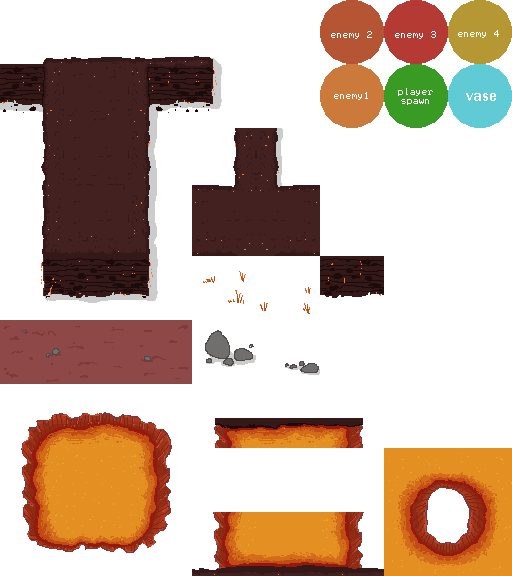
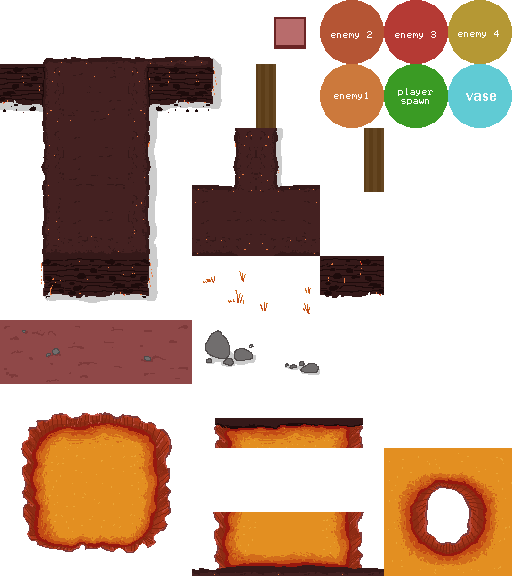
Layers edited between the first and the second 512 × 576 image:
added layer "obbjects" above "enemies" over [256, 17, 384, 192]
